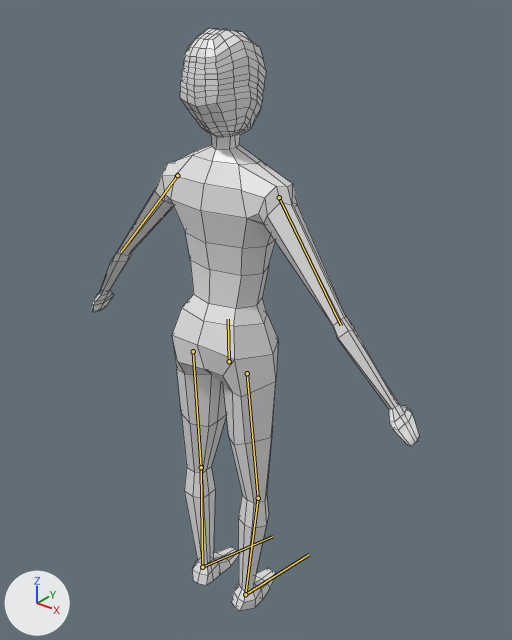
One commit to the FBX model Assets/Models/charakter.fbx: the scene before it, then after it.
Before and after are seen from a camera (50 mm lens) standing at (1.292, -1.48, 2.03) and looking at (0.012, 0.121, 1.037). The axes (+X, +Y, +Z) are drawn at lower left. The lights are the same throughout. The bones that change are drawn over the model as lines. Mesh edges are drawn as thin lines.

Names of what the first picture shows: 'charaket_mesh'.
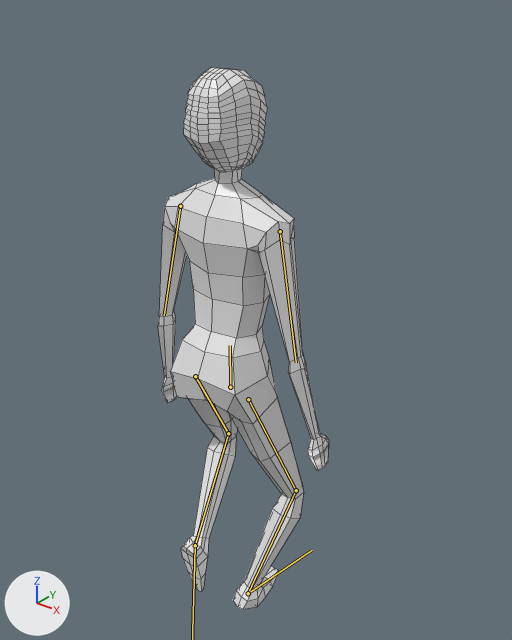
The newer file adds an action. The first version stands in its rest pose; the second is drawn at frame 9 of the action 'Armature|walking.001'.

Location of each change, (x1, y1, x2, y2) in pixels of the pictures (512 x 640 px):
'charaket_mesh', posed (48% narrower, 7% shorter)
    before: (92, 28, 420, 611)
    after: (158, 67, 329, 609)
bone 'ROOT', root to tip
    before: (229, 361) to (228, 319)
    after: (230, 387) to (230, 345)
bone 'upper_arm.l', root to tip
    before: (177, 175) to (121, 252)
    after: (180, 206) to (164, 315)
bone 'upper_arm.r', root to tip
    before: (279, 197) to (341, 325)
    after: (280, 231) to (296, 362)
bone 'upper_leg.l', root to tip
    before: (193, 351) to (201, 467)
    after: (195, 376) to (228, 433)
bone 'lower_leg.l', root to tip
    before: (201, 467) to (202, 567)
    after: (228, 433) to (195, 545)
bone 'upper_leg.r', root to tip
    before: (247, 373) to (258, 498)
    after: (248, 399) to (296, 490)
bone 'lower_leg.r', root to tip
    before: (258, 498) to (245, 594)
    after: (296, 490) to (248, 593)
bone 'foot.r', root to tip
    before: (245, 594) to (309, 554)
    after: (248, 593) to (312, 550)

Patch to the scene script:
```diff
--- a/Assets/Models/charakter.fbx.py
+++ b/Assets/Models/charakter.fbx.py
@@ bone_root @@
 bone_root = bpy.data.objects['Armature'].pose.bones['ROOT']
-bone_root.location = (0.0, 0.0, 0.0)
+bone_root.location = (0.0, -0.096, 0.007)
@@ bone_upper_arm_l @@
 bone_upper_arm_l = bpy.data.objects['Armature'].pose.bones['upper_arm.l']  # child of 'shoulder.l'
-bone_upper_arm_l.rotation_quaternion = (1.0, 0.0, 0.0, 0.0)  # degrees (0, 0, 0)
+bone_upper_arm_l.rotation_quaternion = (0.966, 0.0, 0.018, -0.259)  # degrees (-1, 2, -30)
@@ bone_upper_arm_r @@
 bone_upper_arm_r = bpy.data.objects['Armature'].pose.bones['upper_arm.r']  # child of 'shoulder.r'
-bone_upper_arm_r.rotation_quaternion = (1.0, 0.0, 0.0, 0.0)  # degrees (0, 0, 0)
+bone_upper_arm_r.rotation_quaternion = (0.977, 0.027, -0.015, -0.213)  # degrees (3, -1, -25)
@@ bone_upper_leg_l @@
 bone_upper_leg_l = bpy.data.objects['Armature'].pose.bones['upper_leg.l']  # child of 'ROOT'
-bone_upper_leg_l.rotation_quaternion = (1.0, 0.0, 0.0, 0.0)  # degrees (0, 0, 0)
+bone_upper_leg_l.rotation_quaternion = (0.96, 0.235, 0.109, 0.108)  # degrees (29, 9, 15)
@@ bone_lower_leg_l @@
 bone_lower_leg_l = bpy.data.objects['Armature'].pose.bones['lower_leg.l']  # child of 'upper_leg.l'
-bone_lower_leg_l.rotation_quaternion = (1.0, 0.0, 0.0, 0.0)  # degrees (0, 0, 0)
+bone_lower_leg_l.rotation_quaternion = (0.807, -0.504, 0.0, -0.308)  # degrees (-59, -18, -32)
@@ bone_foot_l @@
 bone_foot_l = bpy.data.objects['Armature'].pose.bones['foot.l']  # child of 'lower_leg.l'
-bone_foot_l.rotation_quaternion = (1.0, 0.0, 0.0, 0.0)  # degrees (0, 0, 0)
+bone_foot_l.rotation_quaternion = (0.913, -0.373, 0.021, 0.162)  # degrees (-43, 9, 17)
@@ bone_upper_leg_r @@
 bone_upper_leg_r = bpy.data.objects['Armature'].pose.bones['upper_leg.r']  # child of 'ROOT'
-bone_upper_leg_r.rotation_quaternion = (1.0, 0.0, 0.0, 0.0)  # degrees (0, 0, 0)
+bone_upper_leg_r.rotation_quaternion = (0.979, -0.161, -0.112, 0.062)  # degrees (-20, -12, 9)
@@ bone_lower_leg_r @@
 bone_lower_leg_r = bpy.data.objects['Armature'].pose.bones['lower_leg.r']  # child of 'upper_leg.r'
-bone_lower_leg_r.rotation_quaternion = (1.0, 0.0, 0.0, 0.0)  # degrees (0, 0, 0)
+bone_lower_leg_r.rotation_quaternion = (0.935, 0.303, 0.0, -0.187)  # degrees (35, 7, -21)
@@ bone_foot_r @@
 bone_foot_r = bpy.data.objects['Armature'].pose.bones['foot.r']  # child of 'lower_leg.r'
-bone_foot_r.rotation_quaternion = (1.0, 0.0, 0.0, 0.0)  # degrees (0, 0, 0)
+bone_foot_r.rotation_quaternion = (0.971, -0.136, -0.048, -0.19)  # degrees (-14, -8, -21)
```
